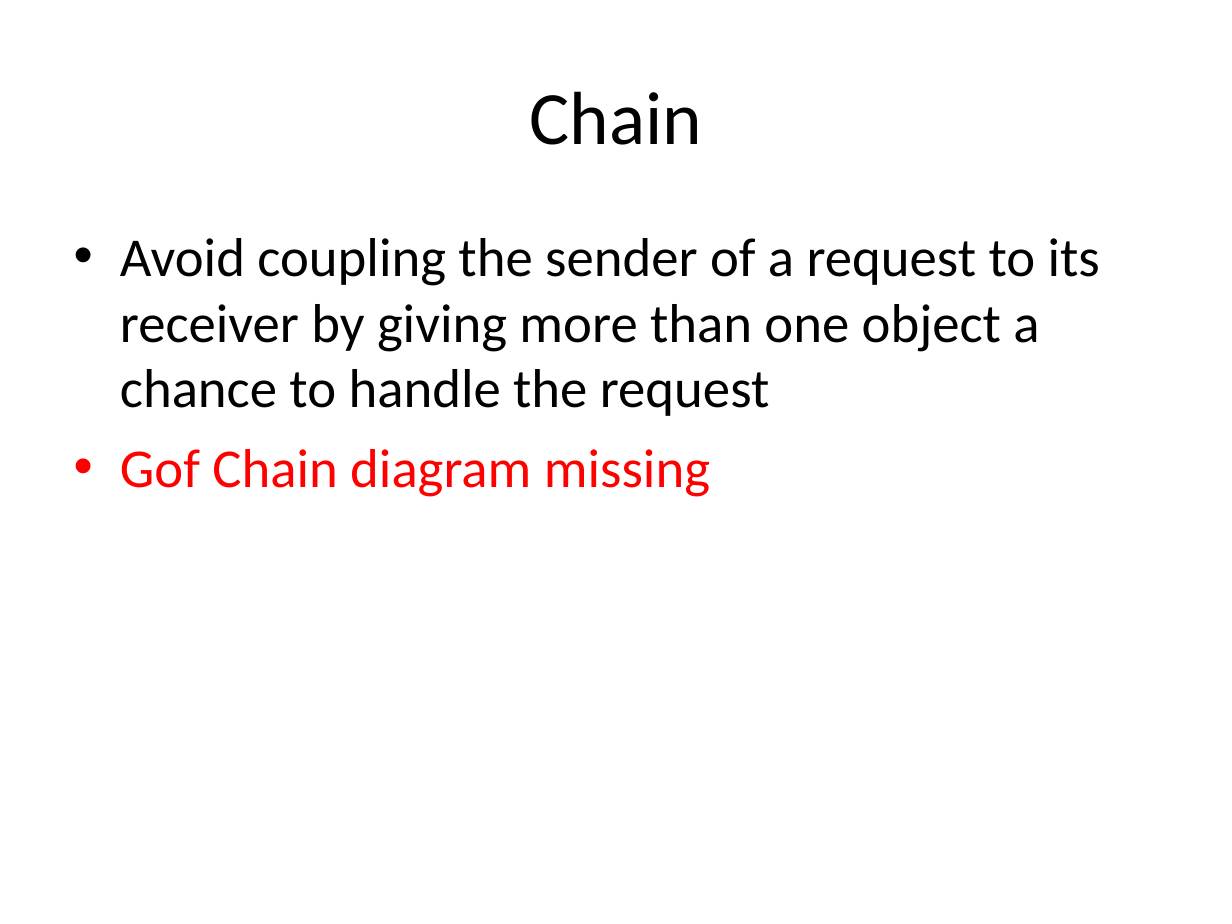
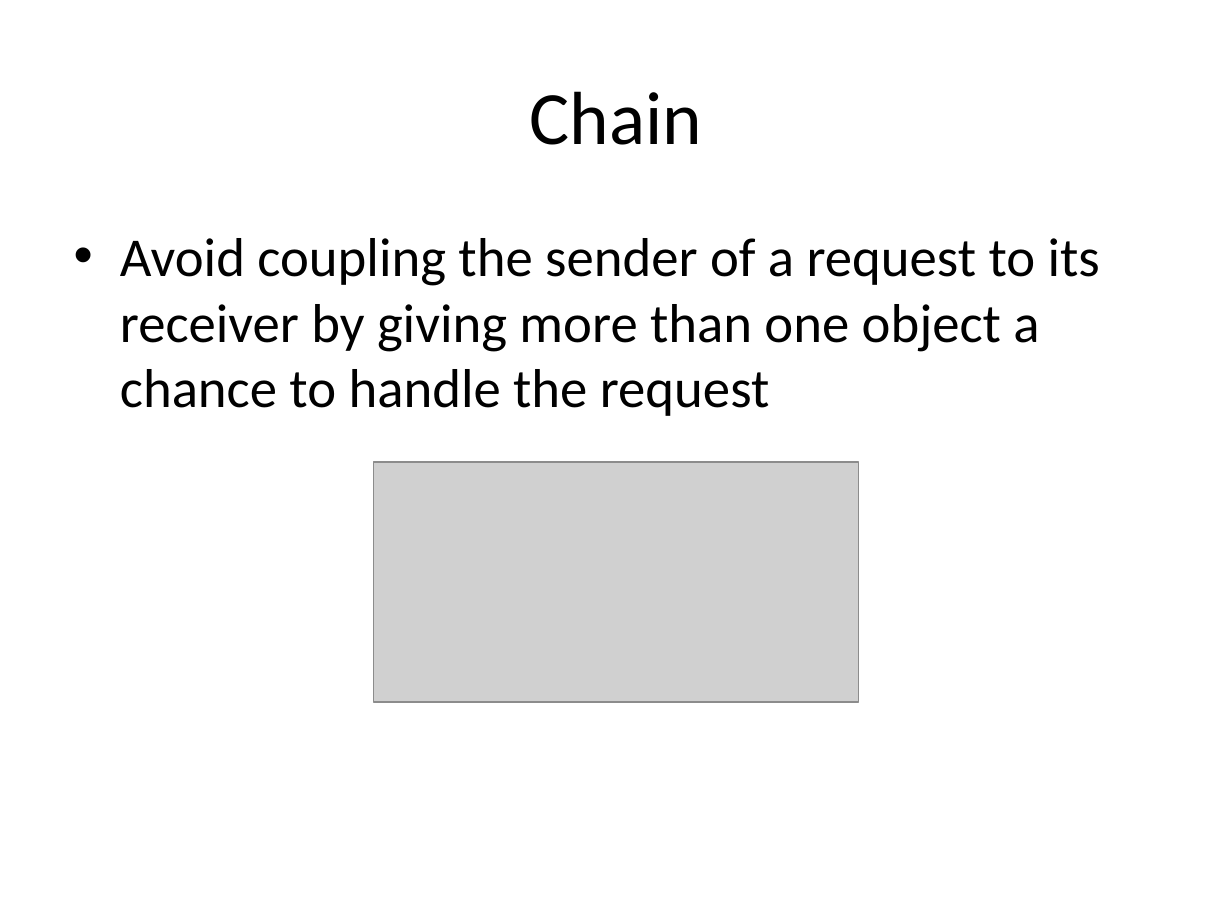
Before and after one commit to kamyu104/GofPatterns, a slide deck: slide 16 of Effective patterns.ppt (slide 15 before the commit). Drawn at 1232x924 pixels with LibreOffice and Linux fonts; fonts in the diff are those of the drawing; grey boxes stand for pictures. Boxes give left, top, right and bottom in pixels: in the first picture for what was removed or moved away, otherwise in the second. Text is boxed around its words. In the diff, an @@ line names an element or a change of style, - is before the commit and + after.

```diff
--- a/Effective patterns.ppt
+++ b/Effective patterns.ppt
@@ text at [120,449,710,497]: paragraph removed @@
-• Gof Chain diagram missing
@@ picture added at [373,462,859,702] @@
```
Also in this commit, not shown: 5 other slides changed, 5 slides added, 9 other files.
